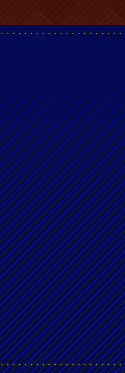
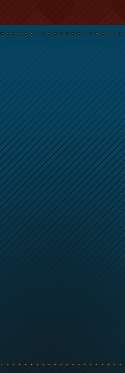
Comparing the layer stacks of the two 125x373 images. Changes:
"Layer 1": opacity 100% → 90%, painted on it over [0,25,125,373]
